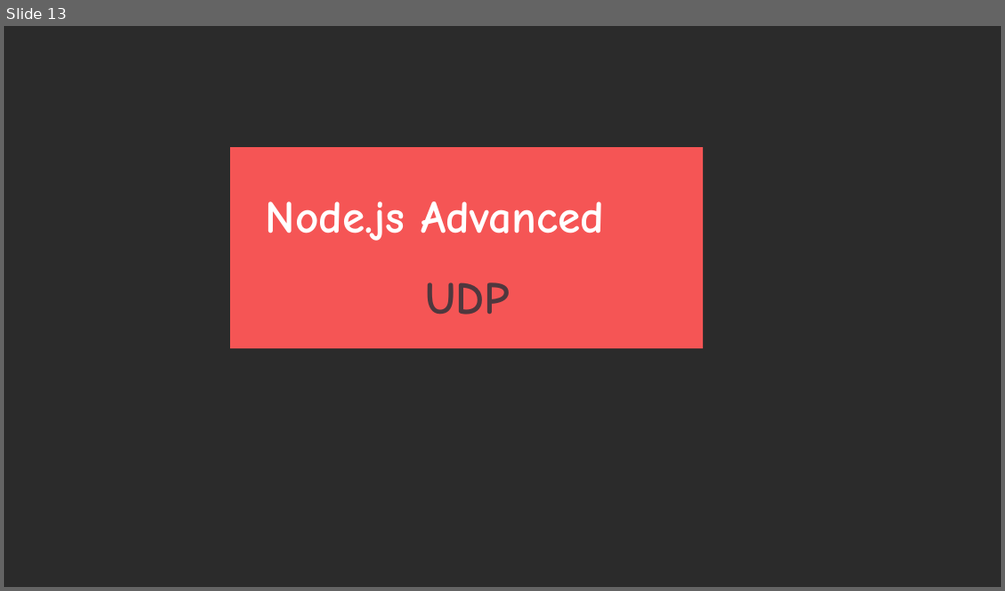
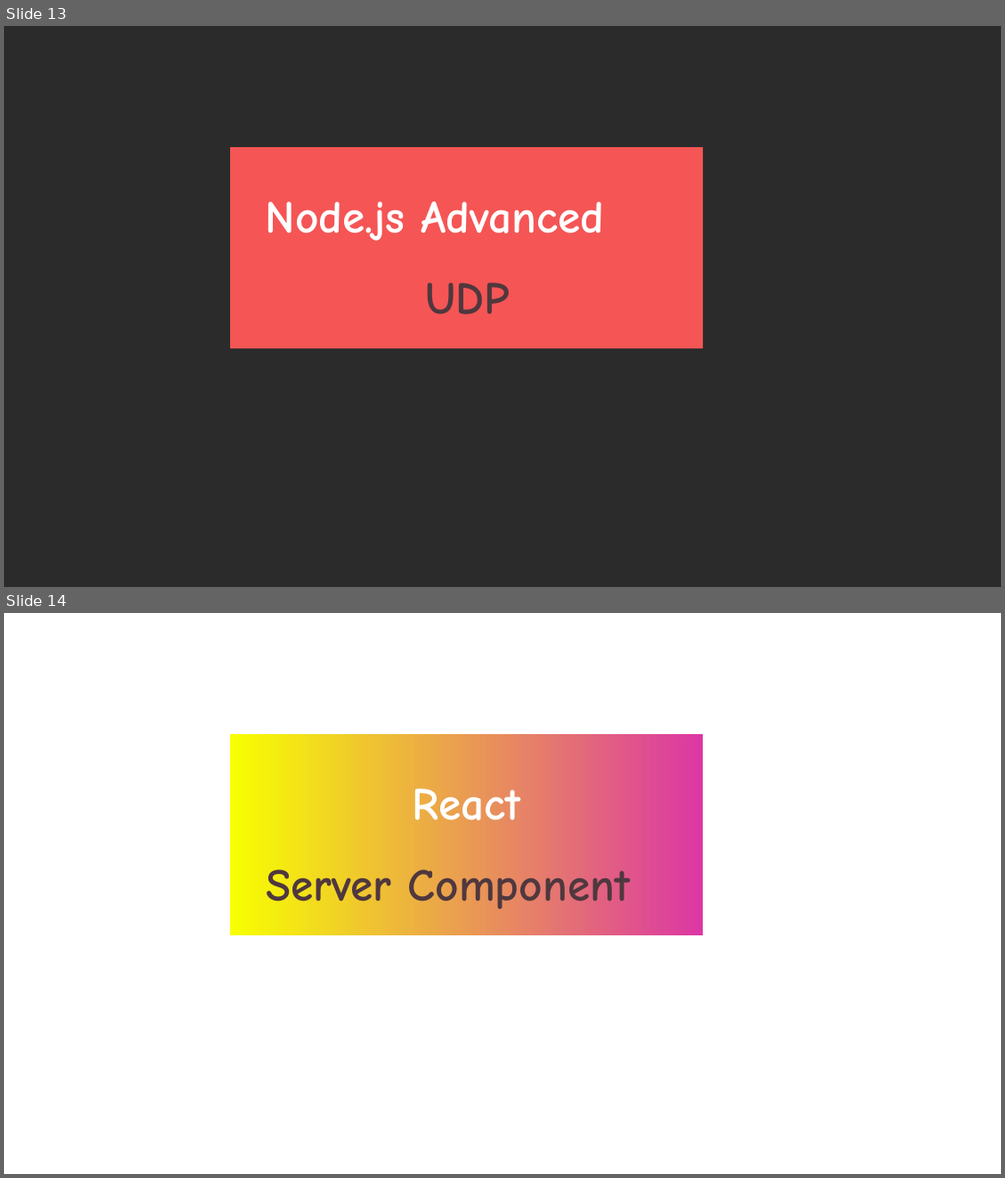
Before and after one commit to ParadeTo/blog, a slide deck: 公众号封面.pptx. Shown one above the other, each under a label of ours: slide 13 before the commit, slides 13 and 14 after it. The pictures are 1005x591 and 1005x1178 pixels, drawn with LibreOffice and Linux fonts; fonts in the diff are those of the drawing; background and template pictures are left out; a plain dark background stands for a picture behind light text. Boxes give left, top, right and bottom in pixels: in the first picture for what was removed or moved away, otherwise in the second. Text is boxed around its words. In the diff, an @@ line names an element or a change of style, - is before the commit and + after.

```diff
--- a/公众号封面.pptx
+++ b/公众号封面.pptx
@@ slide 14 added at (4,613,1001,1174), background picture (left out) @@
@@ rectangle added at (230,734,703,935), fill gradient #F7FF00 to #DC37A4 @@
@@ text added at (412,788,520,820), 44 pt, text #FFFFFF, bold @@
+React
@@ text added at (267,861,630,916), 44 pt, text #4F383E, bold @@
+Server Component
```
Also in this commit, not shown: 1 other file.
